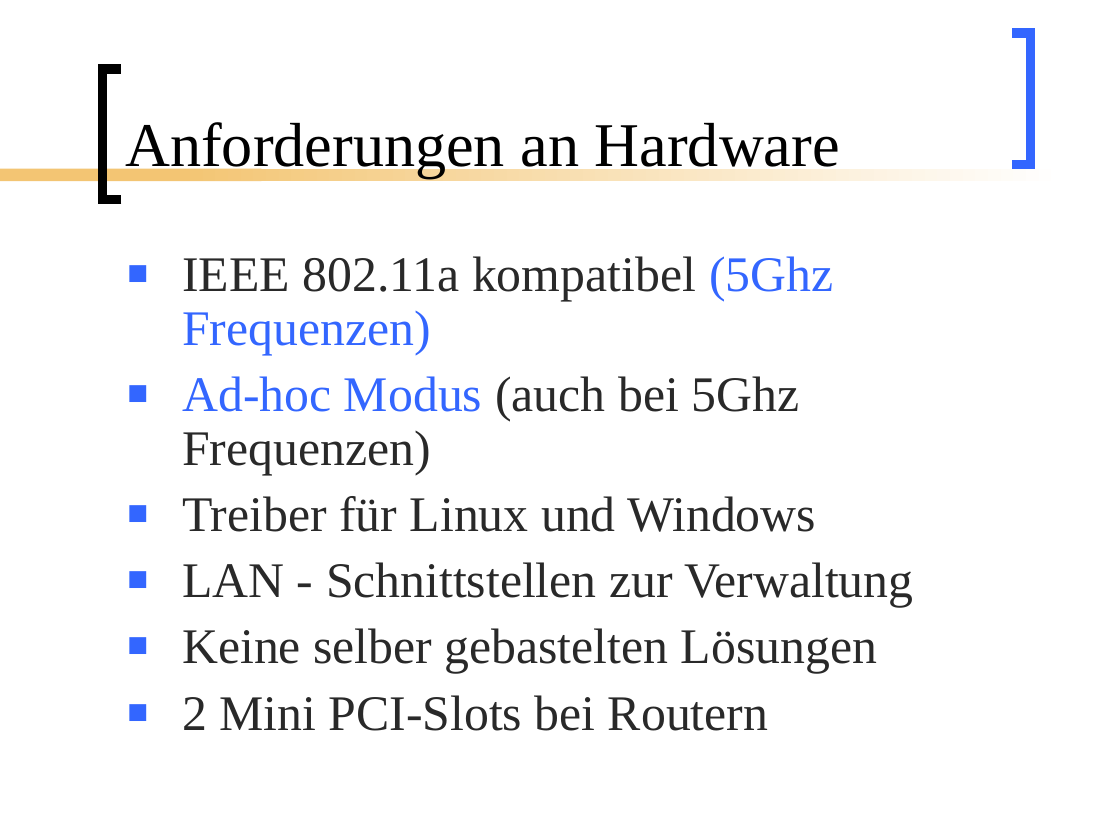
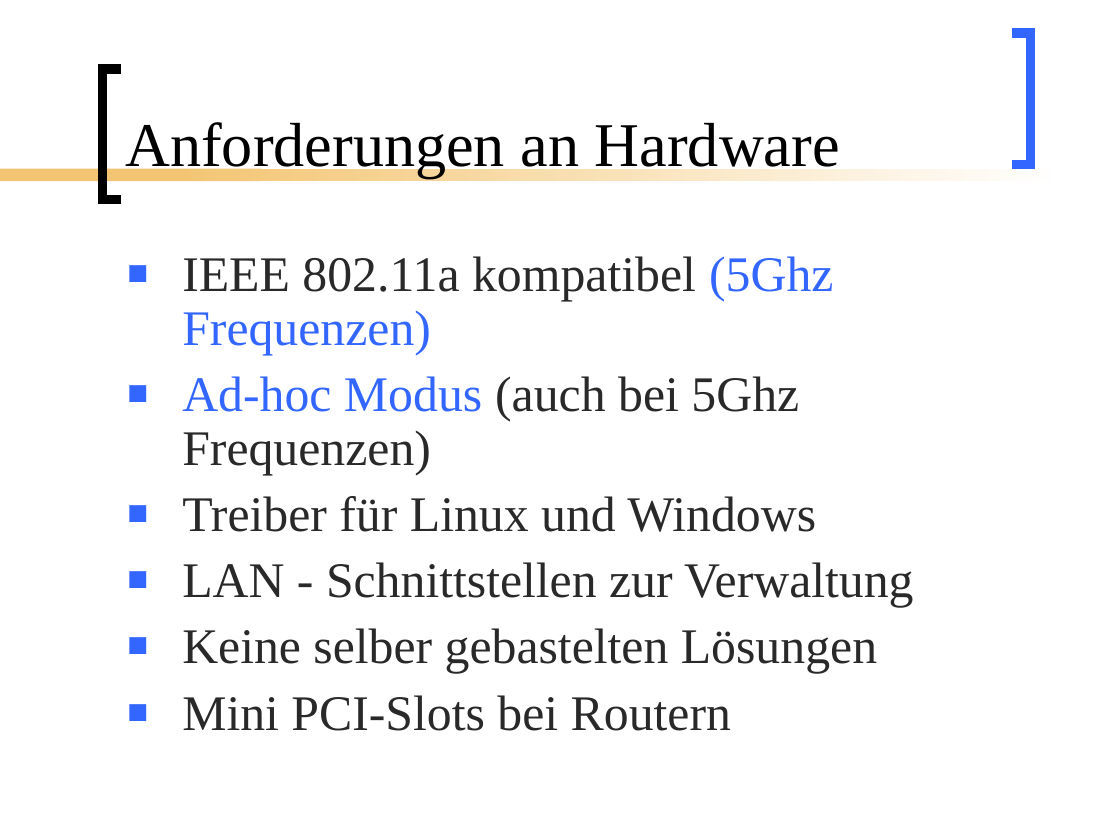
Before and after one commit to BackupTheBerlios/mesh2nexus-svn, a slide deck: slide 8 of documents/folien/Mesh_Vortrag.ppt. Drawn at 1120x840 pixels with LibreOffice and Linux fonts; fonts in the diff are those of the drawing. Boxes give left, top, right and bottom in pixels: in the first picture for what was removed or moved away, otherwise in the second. Text is boxed around its words. In the diff, an @@ line names an element or a change of style, - is before the commit and + after.

```diff
--- a/documents/folien/Mesh_Vortrag.ppt
+++ b/documents/folien/Mesh_Vortrag.ppt
@@ text at (x1=182, y1=695, x2=731, y2=731): text changed @@
-■ 2 Mini PCI-Slots bei Routern
+■ Mini PCI-Slots bei Routern
```
Also in this commit, not shown: 3 other slides changed.
